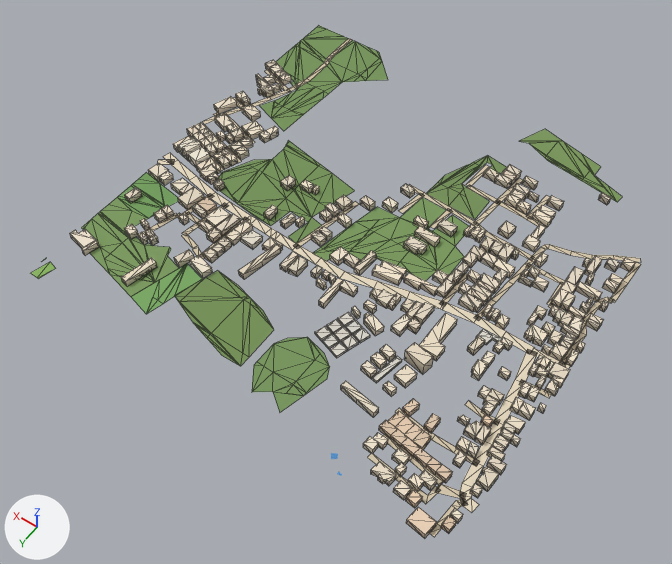
Before and after pictures for a commit that changed the glTF model public/assets/bengaluru-region-v1/tiles/t43_-27-l1.glb.
Before and after are seen from a 50 mm camera at (21401.0, -12699.0, 743.0) aimed at (21752.0, -13190.0, -28.0). The axes (+X, +Y, +Z) are drawn at lower left. The lights are the same throughout. The picture after the commit comes second. Mesh edges are drawn as thin lines on the coarser meshes. Vertices at exactly the same position are counted once.

Script lines for the objects in view, before the commit:
```python
me_building = bpy.data.meshes.new('building')
me_building.from_pydata(...)  # 2408 vertices, 3121 faces; spans x -3.0..506.0, y 65.0..506.0, z 0.0..16.0
me_building.materials.append(mat_building)
me_ground = bpy.data.meshes.new('ground')
me_ground.from_pydata(...)  # 690 vertices, 683 faces; spans x -3.0..503.0, y 0.0..500.0, z 1.0
me_ground.materials.append(mat_ground)
ob_building = bpy.data.objects.new('building', me_building)
ob_building.location = (21500.0, -13500.0, 0.0)
ob_ground = bpy.data.objects.new('ground', me_ground)
ob_ground.location = (21500.0, -13500.0, 0.0)
```
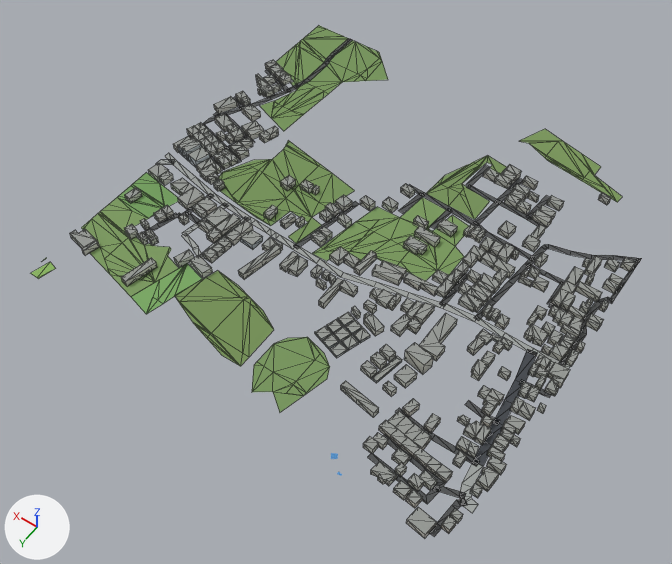
Location of each change, (x1, y1, x2, y2) in pixels of the pictures (672 x 564 px; the box of a moved part takes in the faces that stretch with it):
'ground', reshaped
    before: (30, 26, 641, 537)
    after: (30, 26, 642, 537)
part 1 of me_building, recoloured
    both: (70, 60, 635, 539)
part 2 of me_ground, rebuilt
    before: (163, 153, 535, 354)
    after: (165, 153, 533, 351)
part 3 of me_ground, moved or reshaped
    before: (158, 70, 271, 171)
    after: (155, 39, 352, 171)
part 4 of me_ground, moved or reshaped
    before: (536, 255, 641, 369)
    after: (535, 255, 642, 369)
part 5 of me_ground, moved or reshaped
    before: (396, 458, 479, 513)
    after: (396, 458, 478, 513)
part 6 of me_ground, recoloured
    both: (142, 53, 638, 537)

What the commit changed:
me_building is used by ob_building; location (21500.0, -13500.0, 0.0).
me_building had 2408 vertices, 3121 faces and spanned x -3.0..506.0, y 65.0..506.0, z 0.0..16.0.
me_building now has 2408 vertices, 3772 faces and spans x -3.0..506.0, y 65.0..506.0, z 0.0..16.0.
me_building part 1: 3121 kept faces spanning x -3.0..506.0, y 65.0..506.0, z 0.0..16.0 get new vertex colours.
me_ground is used by ob_ground; location (21500.0, -13500.0, 0.0).
me_ground had 690 vertices, 683 faces and spanned x -3.0..503.0, y 0.0..500.0, z 1.0.
me_ground now has 699 vertices, 692 faces and spans x 0.0..500.0, y 0.0..500.0, z 1.0.
me_ground part 2: the loose piece of 40 vertices spanning x 37.0..501.0, y 282.0..322.0, z 1.0 is rebuilt with 40 vertices and now spans x 37.0..500.0, y 283.0..321.0, z 1.0.
me_ground part 3: 7 vertices moved from x 499.0..503.0, y 112.0..303.0, z 1.0 to x 500.0, y 112.0..301.0, z 1.0; 9 vertices removed from x 466.0..501.0, y 209.0..309.0, z 1.0; 16 vertices added at x 447.0..500.0, y 14.0..310.0, z 1.0.
me_ground part 4: 6 vertices moved from x -3.0..3.0, y 128.0..192.0, z 1.0 to x 0.0..3.0, y 124.0..189.0, z 1.0; 4 vertices removed from x -1.0..8.0, y 126.0..281.0, z 1.0; 6 vertices added at x 0.0..7.0, y 121.0..282.0, z 1.0.
me_ground part 5: 8 vertices moved from x 1.0..39.0, y 450.0..480.0, z 1.0 to x 0.0..41.0, y 452.0..479.0, z 1.0; 2 vertices removed from x -1.0..8.0, y 452.0..454.0, z 1.0; 2 vertices added at x 0.0..7.0, y 453.0..464.0, z 1.0.
me_ground part 6: 212 kept faces spanning x 0.0..500.0, y 35.0..500.0, z 1.0 get new vertex colours; the middle colour goes from beige #d7c9ae to dark grey #535556.
Other edits to the shape of me_ground do not show in these pictures.
